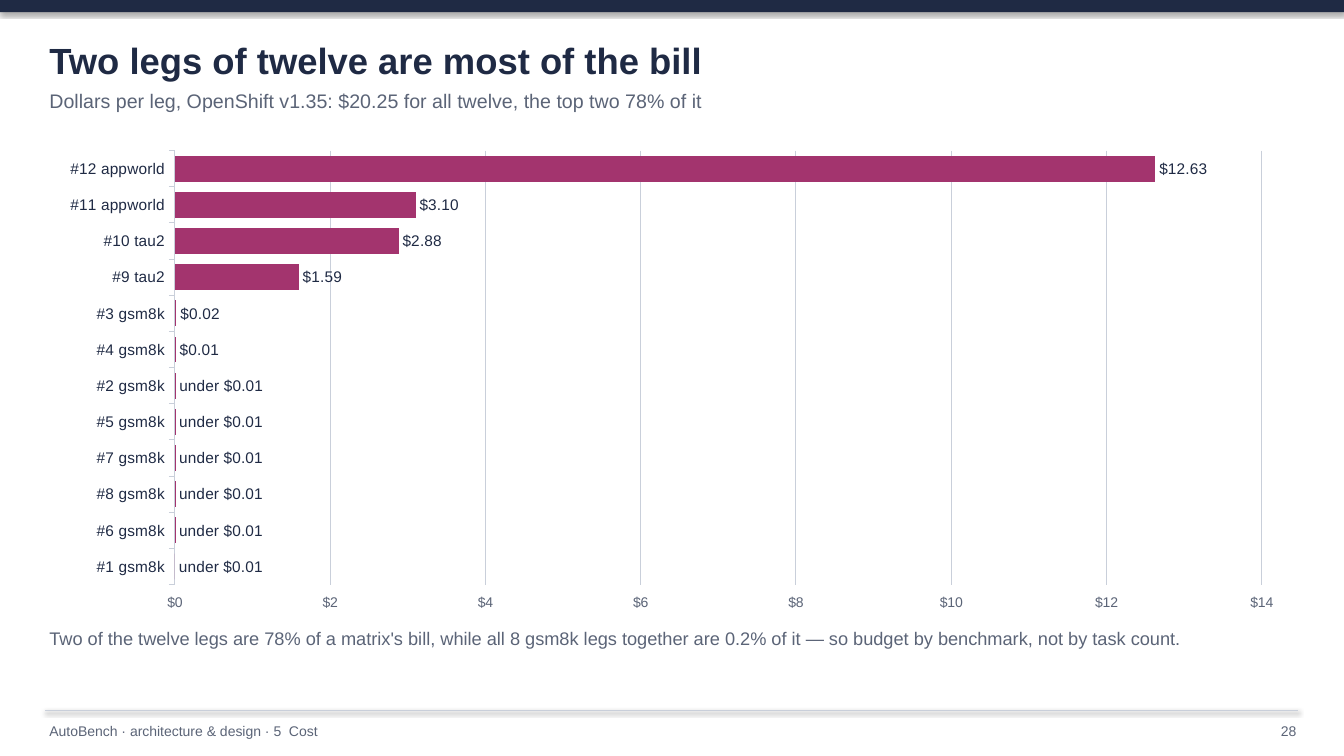
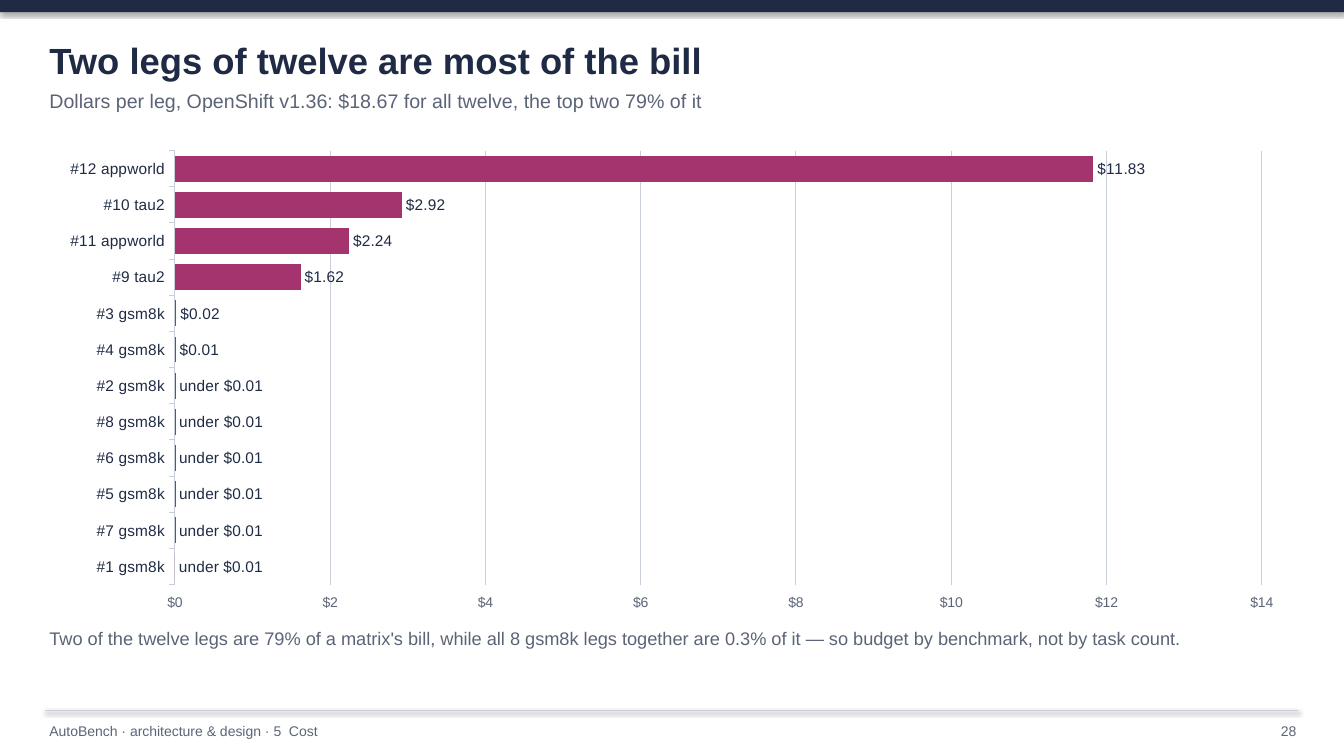
Before and after one commit to rossoctl/autobench, a slide deck: slide 28 of docs/AutoBench.pptx. Drawn at 1344x756 pixels with LibreOffice and Linux fonts; fonts in the diff are those of the drawing. Boxes give left, top, right and bottom in pixels: in the first picture for what was removed or moved away, otherwise in the second. Text is boxed around its words. In the diff, an @@ line names an element or a change of style, - is before the commit and + after.

```diff
--- a/docs/AutoBench.pptx
+++ b/docs/AutoBench.pptx
@@ text at box(49, 93, 702, 112): text changed @@
-Dollars per leg, OpenShift v1.35: $20.25 for all twelve, the top two 78% of it
+Dollars per leg, OpenShift v1.36: $18.67 for all twelve, the top two 79% of it
@@ bar chart at box(45, 141, 1299, 620) @@
-categories: #12 appworld, #11 appworld, #10 tau2, #9 tau2, #3 gsm8k, #4 gsm8k, #2 gsm8k, #5 gsm8k, #7 gsm8k, #8 gsm8k, #6 gsm8k, #1 gsm8k
+categories: #12 appworld, #10 tau2, #11 appworld, #9 tau2, #3 gsm8k, #4 gsm8k, #2 gsm8k, #8 gsm8k, #6 gsm8k, #5 gsm8k, #7 gsm8k, #1 gsm8k
-Series 1: 12.63, 3.1, 2.88, 1.59, 0.02, 0.01, 0, 0, 0, 0, 0, 0
+Series 1: 11.83, 2.92, 2.24, 1.62, 0.02, 0.01, 0, 0, 0, 0, 0, 0
@@ text at box(49, 632, 1180, 649): text changed @@
-Two of the twelve legs are 78% of a matrix's bill, while all 8 gsm8k legs together are 0.2% of it — so budget by benchmark, not by task count.
+Two of the twelve legs are 79% of a matrix's bill, while all 8 gsm8k legs together are 0.3% of it — so budget by benchmark, not by task count.
```
Also in this commit, not shown: 23 other slides changed, 37 other files.
